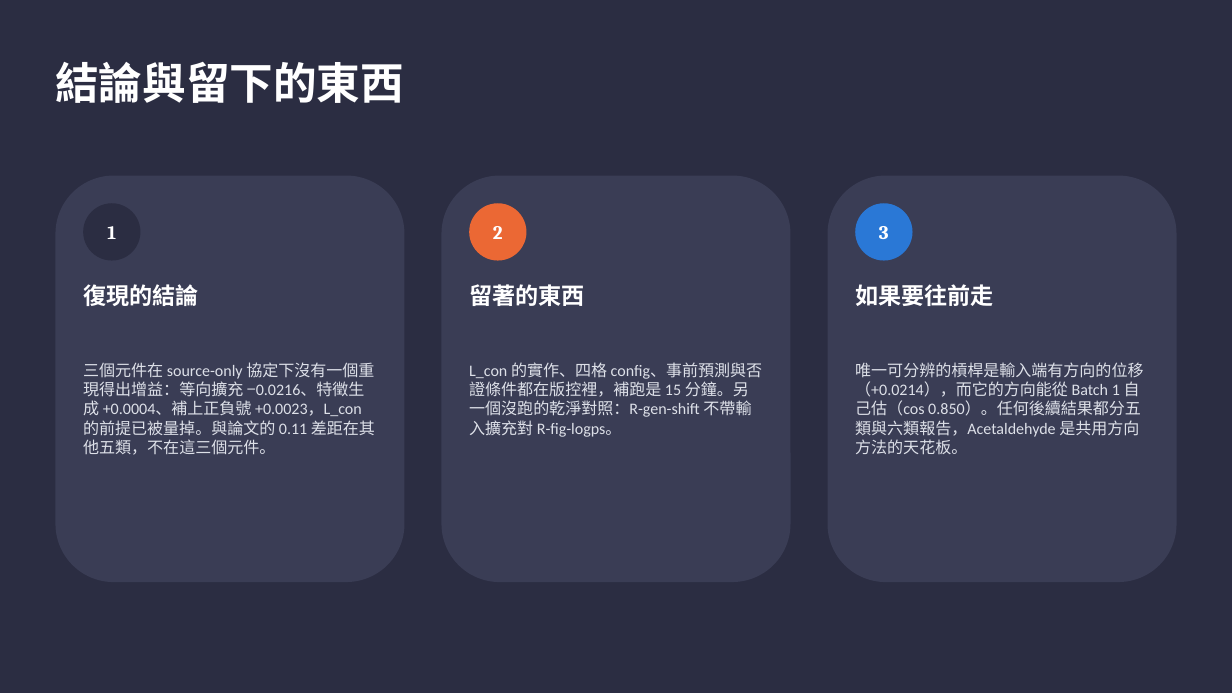
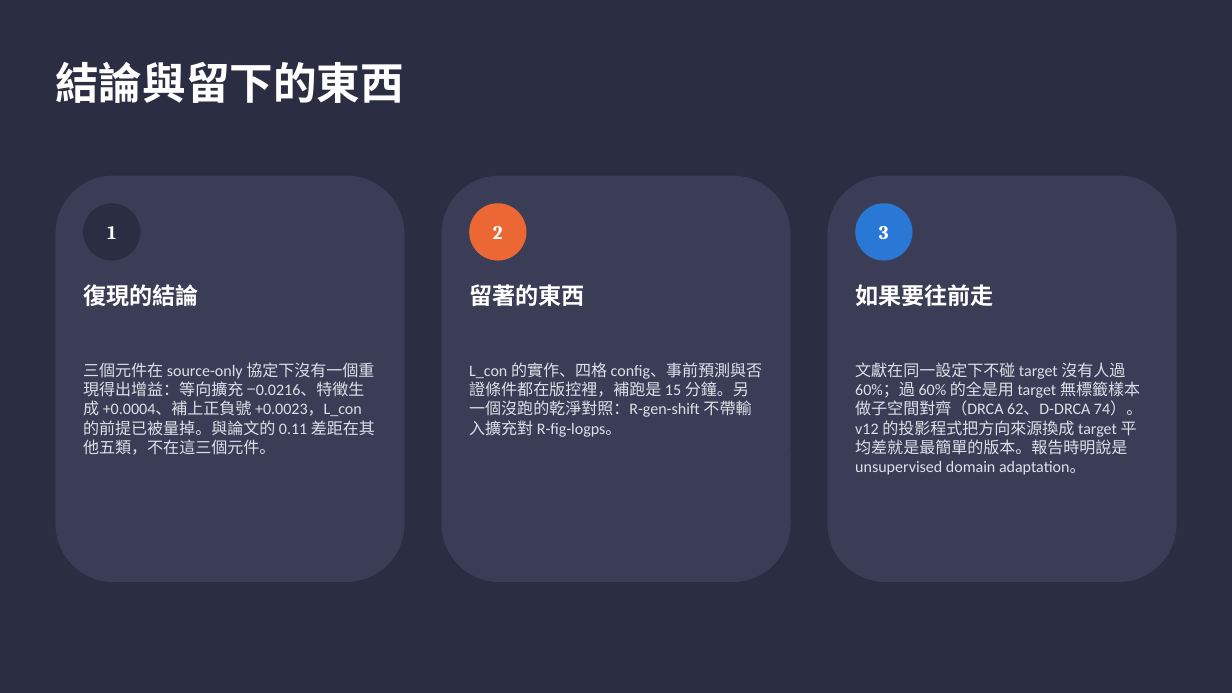
Before and after one commit to wintera1233/cdcnn, a slide deck: slide 17 of reports/cdcnn-implementation-issues.pptx (slide 15 before the commit). Drawn at 1232x693 pixels with LibreOffice and Linux fonts; fonts in the diff are those of the drawing. Boxes give left, top, right and bottom in pixels: in the first picture for what was removed or moved away, otherwise in the second. Text is boxed around its words. In the diff, an @@ line names an element or a change of style, - is before the commit and + after.

```diff
--- a/reports/cdcnn-implementation-issues.pptx
+++ b/reports/cdcnn-implementation-issues.pptx
@@ text at [855,362,1142,475]: text changed @@
-唯一可分辨的槓桿是輸入端有方向的位移（+0.0214），而它的方向能從 Batch 1 自己估（cos 0.850）。任何後續結果都分五類與六類報告，Acetaldehyde 是共用方向方法的天花板。
+文獻在同一設定下不碰 target 沒有人過 60%；過 60% 的全是用 target 無標籤樣本做子空間對齊（DRCA 62、D-DRCA 74）。v12 的投影程式把方向來源換成 target 平均差就是最簡單的版本。報告時明說是 unsupervised domain adaptation。
```
Also in this commit, not shown: 2 other slides changed, 2 slides added, 2 other files.
